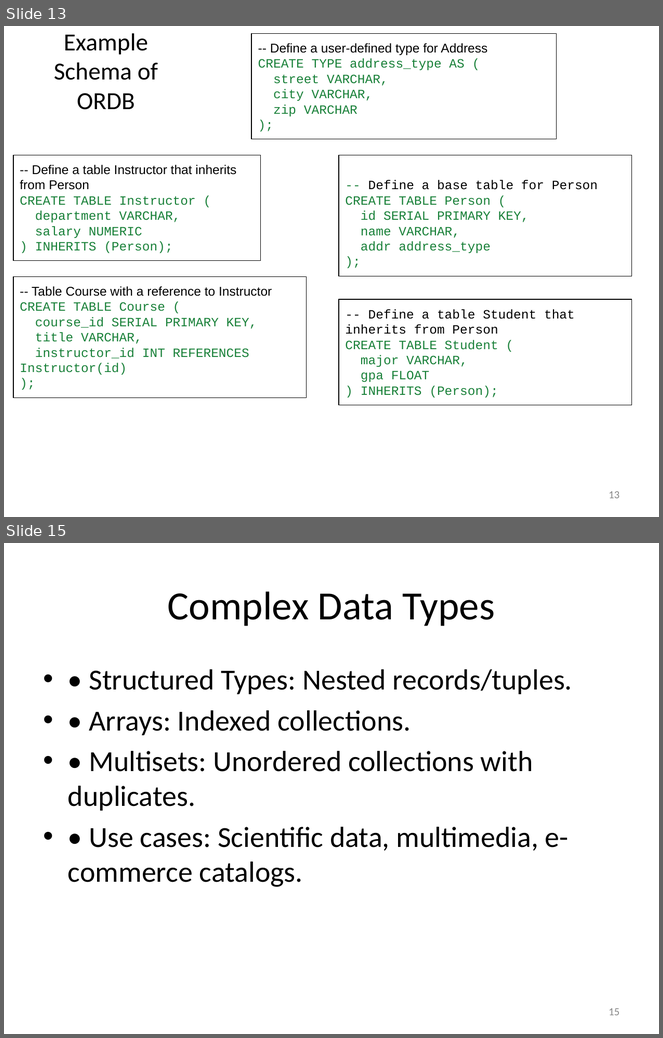
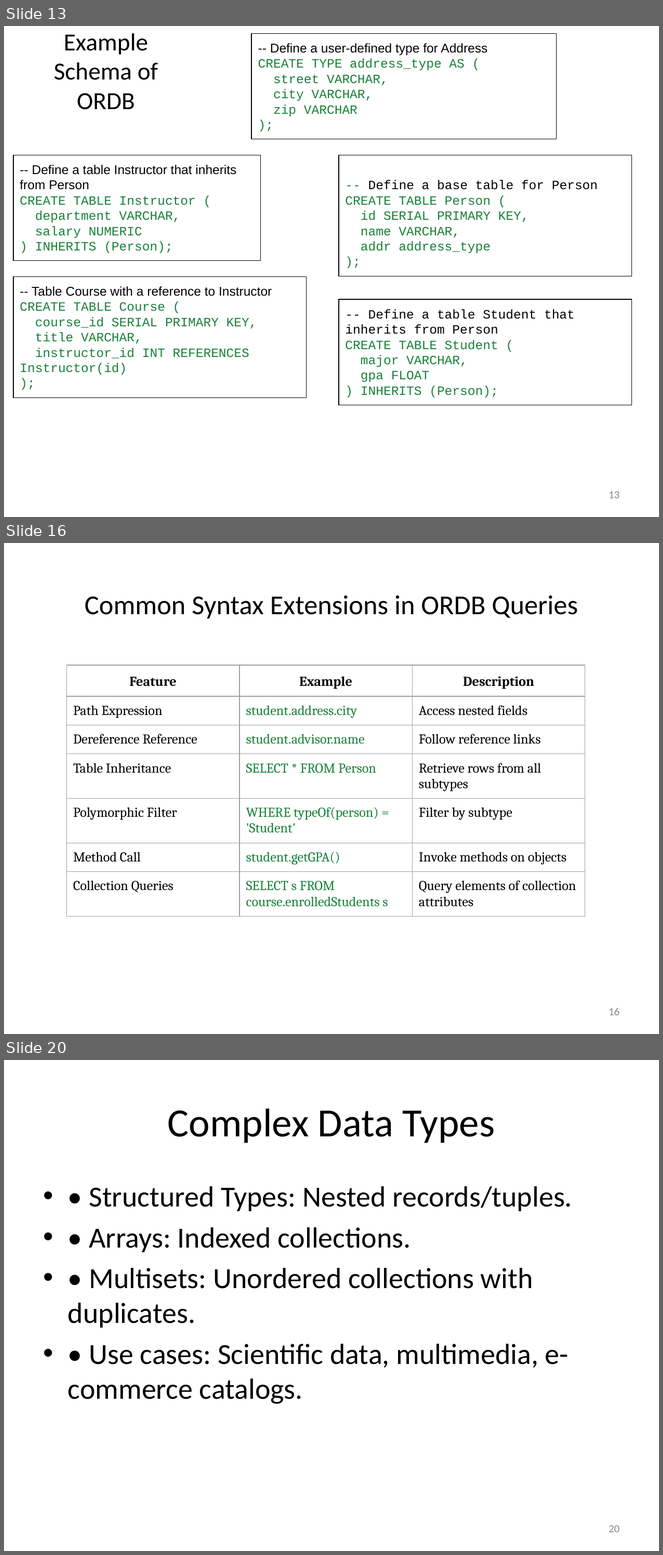
Before and after one commit to rizveeredwan/course-contents, a slide deck: CSE-3104/Slides/Introduction_to_modern_databases.pptx. Shown one above the other, each under a label of ours: slides 13 and 15 before the commit, slides 13, 16 and 20 after it; the slides between them are not shown. The pictures are 663x1038 and 663x1555 pixels, drawn with LibreOffice and Linux fonts; fonts in the diff are those of the drawing. Boxes give left, top, right and bottom in pixels: in the first picture for what was removed or moved away, otherwise in the second. Text is boxed around its words. In the diff, an @@ line names an element or a change of style, - is before the commit and + after.

Commit message:
with new data of Object Relational Query

```diff
--- a/CSE-3104/Slides/Introduction_to_modern_databases.pptx
+++ b/CSE-3104/Slides/Introduction_to_modern_databases.pptx
@@ slide 16 added at <box>4,543,659,1034</box>, background #FFFFFF @@
@@ title added at <box>85,596,578,619</box>, 30 pt, text #000000 @@
+Common Syntax Extensions in ORDB Queries
@@ table added at <box>67,666,586,909</box>, 7 rows, 3 columns @@
+Feature | Example | Description
+Path Expression | student.address.city | Access nested fields
+Dereference Reference | student.advisor.name | Follow reference links
+Table Inheritance | SELECT * FROM Person | Retrieve rows from all subtypes
+Polymorphic Filter | WHERE typeOf(person) = 'Student' | Filter by subtype
+Method Call | student.getGPA() | Invoke methods on objects
+Collection Queries | SELECT s FROM course.enrolledStudents s | Query elements of collection attributes
@@ page number added at <box>609,1008,620,1016</box>, 12 pt, text #888888 @@
+16
@@ what was slide 15 is now slide 20 @@
@@ page number at <box>609,1525,620,1533</box>: text changed @@
-15
+20
```
Also in this commit, not shown: 2 slides changed, 4 other slides added.
